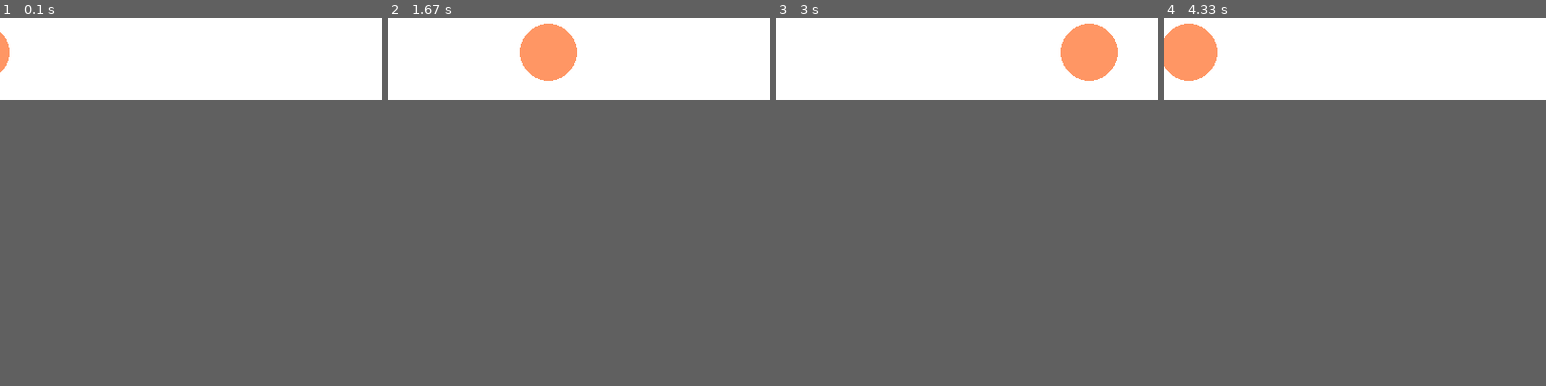
Above: before the commit, frames 1-4 (left to right).
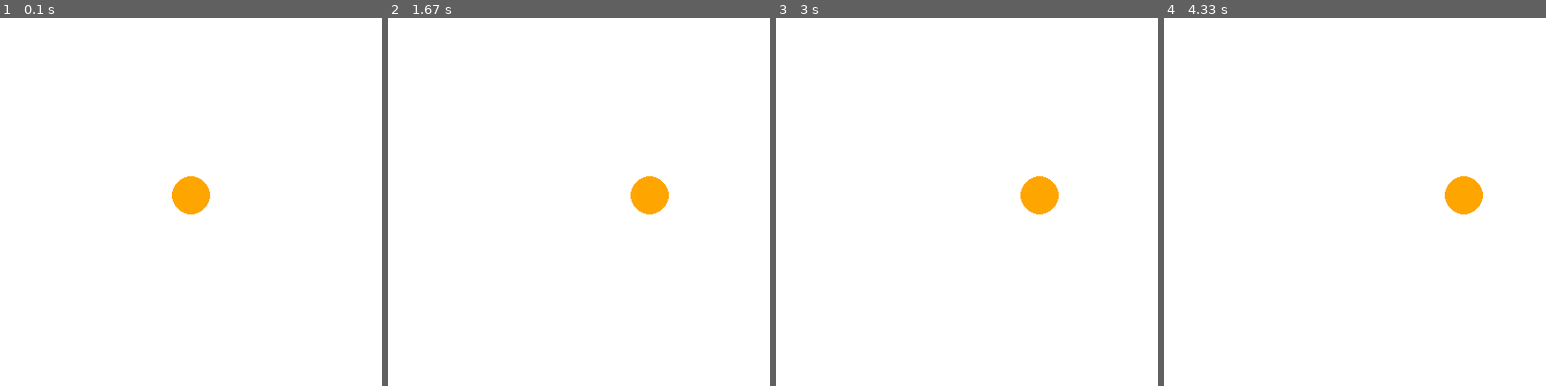
Above: after the commit, the same moments.

Repository: Arlord5463/PyGame
Game: pygame game, started from Run Circle.py
Two runs of this game, one before a commit and one after it. Both use one fixed random seed, a clock stepped at 60 frames per second and the inputs below.
Inputs:
- Up to frame 1 (0.1 s): no input
- Up to frame 2 (1.67 s): hold D 0.33-0.8 s; hold D 0.83-1.3 s; hold A from 1.33 s (still down)
- Up to frame 3 (3 s): release A at 1.87 s; hold A 1.9-2.3 s; hold D 2.33-2.97 s
- Up to frame 4 (4.33 s): hold A 3-3.47 s; hold D 3.5-3.97 s; hold D from 4 s (still down)
In our replay, the window is 400x100 before the commit and 400x400 after it. These sizes can differ from the game's own. Grey fills any space a smaller window leaves; there, only what the larger window draws over its background counts as a difference.

The runs differ from the first frame. In frame 1, 1.0% of the frame differs, in the area x 0-55%, y 3-54%; in frame 2, 2.6%, in the area x 34-74%, y 1-54%; in frame 3, 2.6%; in frame 4, 2.6%.

Commit message:
Update Run Circle.py

Diff:
--- a/Run Circle.py
+++ b/Run Circle.py
@@ -1,45 +1,48 @@
 import pygame
-import sys
 
+
+WIDTH = 400
+HEIGHT = 400
 FPS = 60
-WIN_WIDTH = 400
-WIN_HEIGHT = 100
+
 WHITE = (255, 255, 255)
-ORANGE = (255, 150, 100)
+ORANGE = (255, 165, 0)
+BLACK = (0, 0, 0)
+GREY = (150, 150, 150)
+PINK = (250, 218, 221)
 
+r = 20
+x = 200
+y = 200
+
+screen = pygame.display.set_mode((WIDTH, HEIGHT))
 clock = pygame.time.Clock()
-sc = pygame.display.set_mode(
-    (WIN_WIDTH, WIN_HEIGHT))
 
-# радиус будущего круга
-r = 30
-# координаты круга
-# скрываем за левой границей
-x = 0 - r
-# выравнивание по центру по вертикали
-y = WIN_HEIGHT // 2
+screen.fill(WHITE)
+pygame.draw.circle(screen, ORANGE, (x, y), r)
+pygame.display.update()
 
-while 1:
-    for i in pygame.event.get():
+pygame.init()
+running = True
+while running:
+    events = pygame.event.get()
+    for i in events:
         if i.type == pygame.QUIT:
-            sys.exit()
+            running = False
 
-    # заливаем фон
-    sc.fill(WHITE)
-    # рисуем круг
-    pygame.draw.circle(sc, ORANGE,
-                       (x, y), r)
-    # обновляем окно
+    screen.fill(WHITE)
+    pygame.draw.circle(screen, ORANGE, (x, y), r)
     pygame.display.update()
-
-    # Если круг полностью скрылся
-    # за правой границей,
-    if x >= WIN_WIDTH + r:
-        # перемещаем его за левую
-        x = 0 - r
-    else:  # Если еще нет,
-        # на следующей итерации цикла
-        # круг отобразится немного правее
-        x += 2
+    keys = pygame.key.get_pressed()
+    if x >= WIDTH + r:
+        x = -19
+    elif x <= 0 - r:
+        x = 419
+    else:
+        if keys[pygame.K_d]:
+            x += 2
+        elif keys[pygame.K_a]:
+            x -= 2
 
     clock.tick(FPS)
+pygame.quit()
